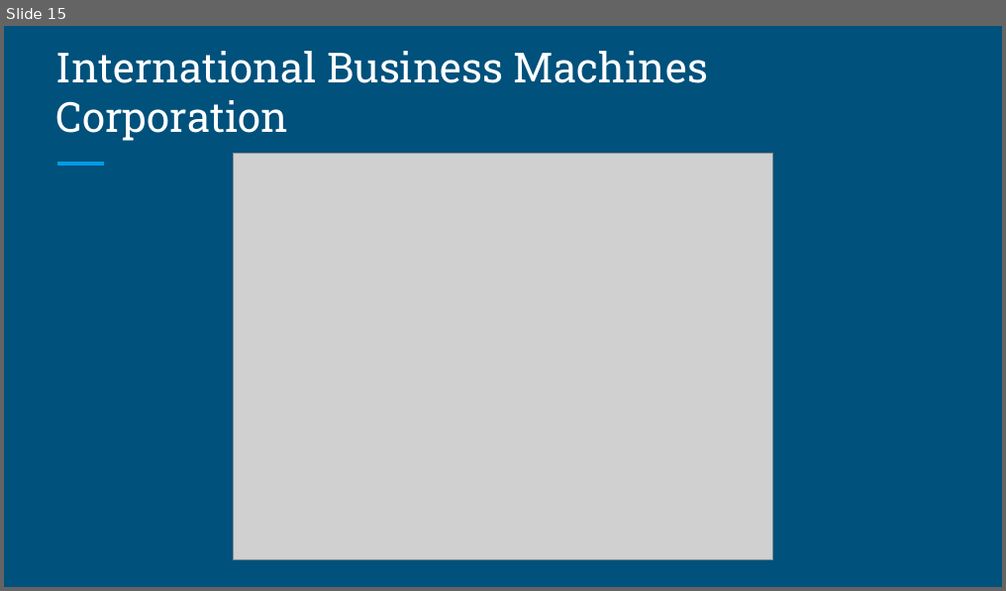
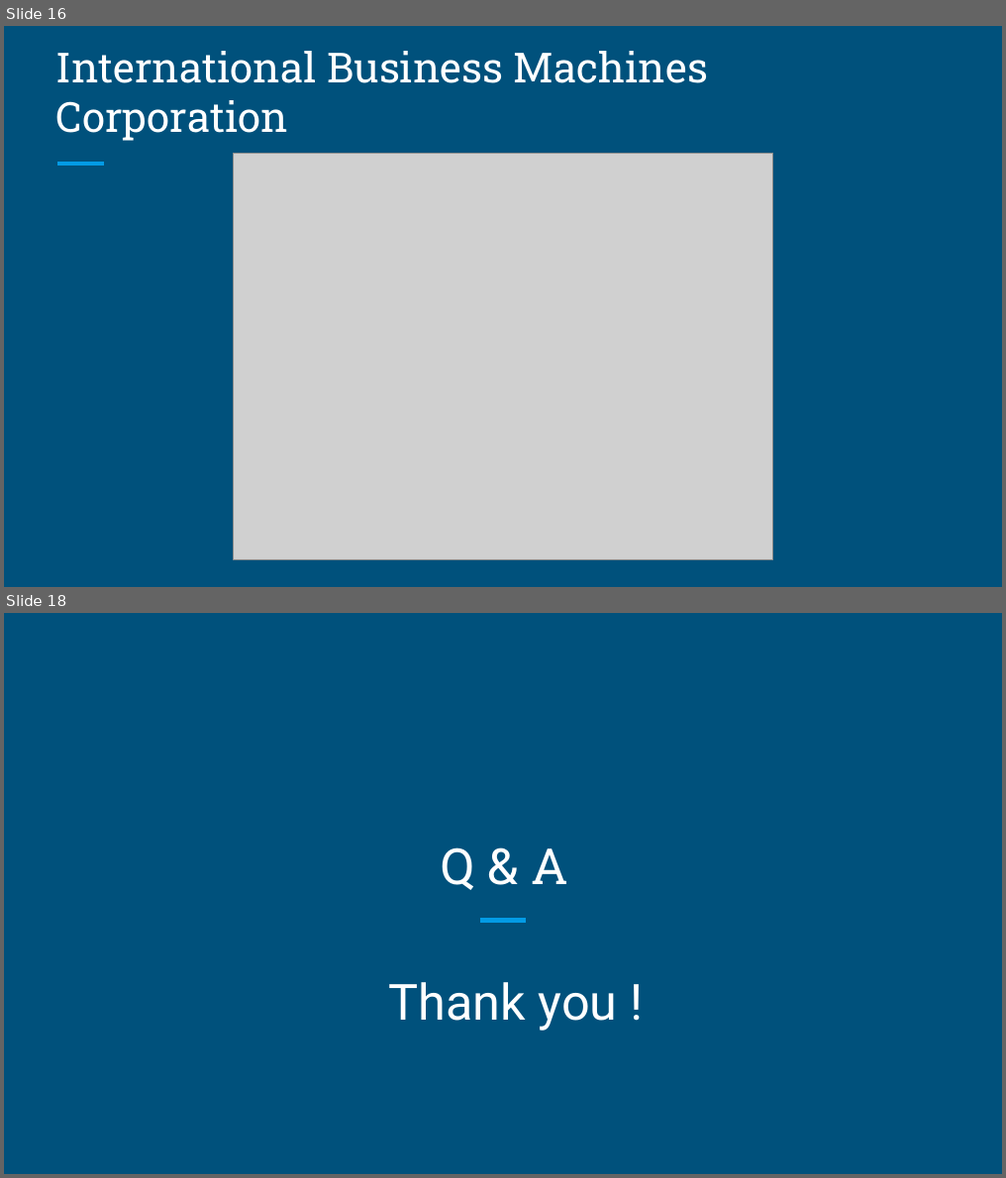
Before and after one commit to reasonwow/Stock_Prediction_Scala, a slide deck: Presentation/ScalaTeam9FinalPresentation.pptx. Shown one above the other, each under a label of ours: slide 15 before the commit, slides 16 and 18 after it; the slides between them are not shown. The pictures are 1006x591 and 1006x1178 pixels, drawn with LibreOffice and Linux fonts; fonts in the diff are those of the drawing; grey boxes stand for pictures. Boxes give left, top, right and bottom in pixels: in the first picture for what was removed or moved away, otherwise in the second. Text is boxed around its words. In the diff, an @@ line names an element or a change of style, - is before the commit and + after.

```diff
--- a/Presentation/ScalaTeam9FinalPresentation.pptx
+++ b/Presentation/ScalaTeam9FinalPresentation.pptx
@@ slide 18 added at [4, 613, 1002, 1174], background #00517C @@
@@ title added at [442, 848, 568, 890], 36 pt, text #FFFFFF @@
+Q & A
@@ line added from (480, 920) to (526, 920), #039BE5 3 pt @@
@@ text added at [389, 982, 618, 1031], 36 pt, text #FFFFFF @@
+Thank you !
@@ what was slide 15 is now slide 16 @@
```
Also in this commit, not shown: 1 slide changed, 2 other slides added.
